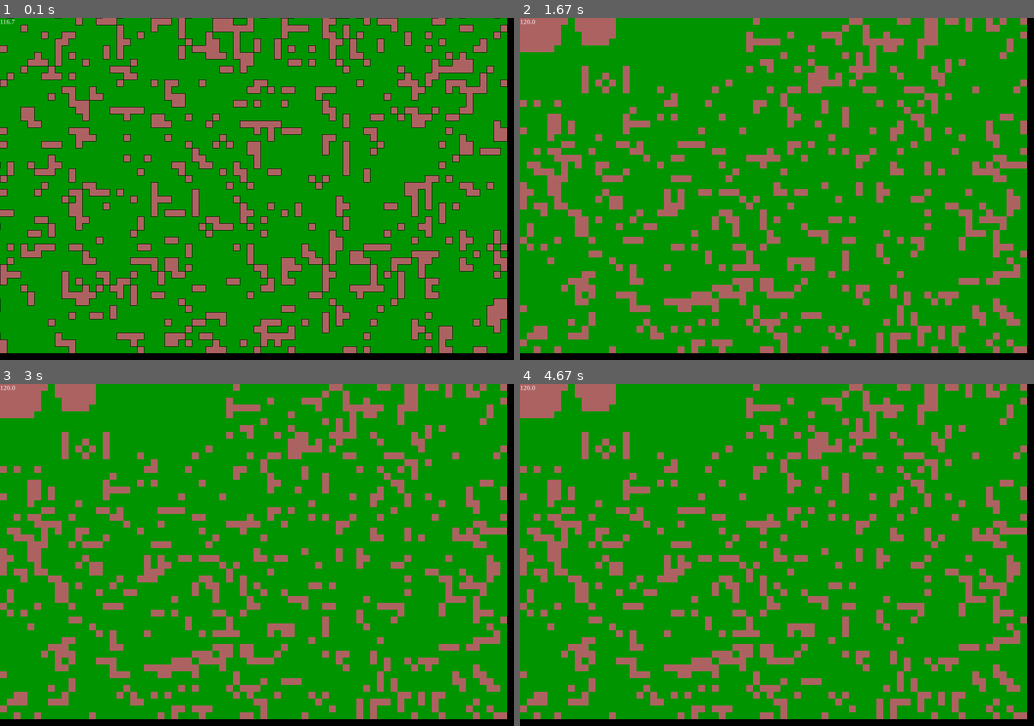
Above: before the commit, frames 1-4 (two rows, left to right).
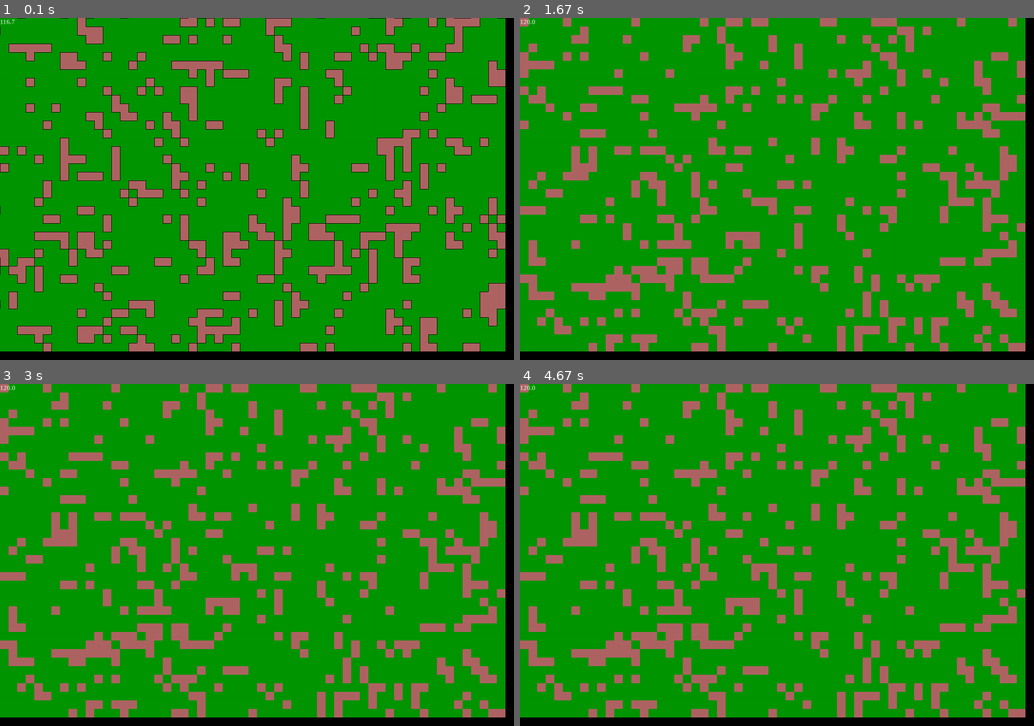
Above: after the commit, the same moments.

Repository: Name6672/python-testing
Game: pygame game, started from block colour grid.py
The game is run twice, just before and just after one commit, with the same random seed, the same clock (stepped at 60 frames per second) and the same inputs.
Inputs (mouse positions are in pixels of both pictures, inside the frame that each line leads up to):
- Up to frame 1 (0.1 s): no input
- Up to frame 2 (1.67 s): hold F6 0.33-0.8 s; hold D 0.33-0.8 s; move the mouse to (756, 202) at 0.37 s; press the mouse at (617, 271) at 0.87 s; move the mouse to (735, 168) at 0.97 s; release the mouse at (854, 69) at 1.1 s; hold O 1.17-1.63 s; hold D 1.17-1.63 s; move the mouse to (967, 308) at 1.2 s
- Up to frame 3 (3 s): right-click (71, 544) at 1.72 s; press the mouse at (71, 544) at 2.03 s; move the mouse to (169, 568) at 2.13 s; release the mouse at (262, 589) at 2.27 s; press the mouse at (71, 544) at 2.37 s; move the mouse to (154, 520) at 2.47 s; release the mouse at (241, 496) at 2.6 s; press the mouse at (71, 544) at 2.7 s; move the mouse to (231, 575) at 2.8 s; release the mouse at (390, 609) at 2.93 s
- Up to frame 4 (4.67 s): hold F5 3-3.47 s; hold D 3-3.47 s; press the mouse at (591, 544) at 3.53 s; move the mouse to (771, 596) at 3.63 s; release the mouse at (956, 643) at 3.77 s; press the mouse at (591, 544) at 3.87 s; move the mouse to (766, 544) at 3.97 s; release the mouse at (936, 548) at 4.1 s; press the mouse at (591, 544) at 4.2 s; move the mouse to (741, 520) at 4.3 s; release the mouse at (884, 493) at 4.43 s; press the mouse at (591, 544) at 4.53 s; move the mouse to (777, 582) at 4.63 s

The runs differ from the first frame. In frame 1, 36% of the frame differs, in the area x 0-99%, y 0-98%; in frame 2, 31%; in frame 3, 32%; in frame 4, 32%.

Commit message:
commented code HEAVILY

Diff:
--- a/block colour grid.py
+++ b/block colour grid.py
@@ -1,40 +1,41 @@
-import sys
-import pygame
-import utilities
-import math
-from blockGrid import BlockGrid
-from blockGrid import save_grid
-from blockGrid import Neighbour
-import gridFileParser
+import sys # for sys.exit that's about it
+import pygame # visual engine
+import utilities # my various functions
+import math #for MATHS
+from blockGrid import BlockGrid # block grid class created for this program
+from blockGrid import save_grid #f function to save a grid to pre-specified file
+import gridFileParser # parser for loading grid files
 
 
 #BUG TRACKER
 #ALL BUGS FIXED :D
 
 #globals
-screen_size = width, height = (1200,800)
-fps = 10000#LIESSSS
-background_colour = 0x000000
-pygame.init()
-screen = pygame.display.set_mode(screen_size)
+screen_size = width, height = (1200,800) # size of the screen in pixels
+fps = 10000#LIESSSS #set target fps for pygame
+background_colour = 0x000000 #black
+pygame.init() # initialise pygame
+screen = pygame.display.set_mode(screen_size) # initialise the screen
+#constants
 GRID_SAVE_FILE = 'grid_saved_output.txt'
 STARTING_GRID_SIZE = SGW, SGH = (120,80)
 
+#create the clock
 clock = pygame.time.Clock()
 
 
-def make_checker_board(grid:BlockGrid): #deprecated
+def make_checker_board(grid:BlockGrid,border = False): #deprecated checker board function
   total_blocks,vert_blocks = grid.number_of_blocks()
   hori_blocks = int(total_blocks/vert_blocks)
   for col in range(vert_blocks):
     for block in range(hori_blocks):
-      if utilities.is_border(block,col,hori_blocks,vert_blocks):
+      if utilities.is_border(block,col,hori_blocks,vert_blocks) and border:
         grid.set_block(block,col,(0,0,255))
       else:
         grid.set_block(block,col,utilities.is_even(col) ^ utilities.is_even(block))
 
 
-def dist(pos_1,pos_2):
+def dist(pos_1,pos_2):#get the distance between two points as x and y values
   x1,y1 = pos_1
   x2,y2 = pos_2
   x = x2 - x1
@@ -42,63 +43,38 @@
   return x,y
 
 
-def main():
-
-  def load_grid(filename:str):
+def main(): #main function
+
+  def load_grid(filename:str):# calls file parser function to load file
     grid = gridFileParser.parse_file(filename)
     return grid
 
-  checker_colour_dict = {
+  checker_colour_dict = { # dictionary to convert from true false to colours
     True:(175,100,100),
     False:(0,150,0)
   }
 
-  def colour_blocks(surf,grid:BlockGrid):#deprecated
+  def colour_blocks(surf,grid:BlockGrid):#deprecated function for drawing blocks to a surface (the screen)
     hori_blocks,vert_blocks = grid.number_of_blocks()
-    for col in range(vert_blocks):
-      for block in range(int(hori_blocks/vert_blocks)):
-        draw_area = pygame.Rect((block,col),(1,1))
-        block_colour = (0,0,0)
+    for col in range(vert_blocks): # for each collum but actually probably rows i have no idea how my own grid code works it's really bad actually-
+      for block in range(int(hori_blocks/vert_blocks)): # for each block in a collum
+        draw_area = pygame.Rect((block,col),(1,1)) # rectangle (square) it will draw
+        block_colour = (0,0,0) # define block colour
         block_value = grid.get_block(block,col)
         if type(block_value) == type(True):
           block_colour = checker_colour_dict[block_value]
         else:
           block_colour = block_value
         pygame.draw.rect(surf,block_colour,draw_area)
-    # hori_blocks,vert_blocks = grid.number_of_blocks() #OLD VERSION
-    # cam_x,cam_y = change_pos_to_pix(cam_pos)
-    # for col in range(vert_blocks):
-    #   for block in range(int(hori_blocks/vert_blocks)):
-    #     x_dist,y_dist = dist((block - camera_width/2,col - camera_height/2),cam_pos)
-    #     if abs(x_dist) < (camera_width/2 + 1) and abs(y_dist) < (camera_height/2 + 1):
-    #       draw_area = pygame.Rect(((blocksize*block) - cam_x,(blocksize*col)- cam_y),(blocksize,blocksize))
-    #       block_colour = (0,0,0)
-    #       block_value = grid.get_block(block,col)
-    #       if type(block_value) == type(True):
-    #         block_colour = checker_colour_dict[block_value]
-    #       else:
-    #         block_colour = block_value
-    #       pygame.draw.rect(surf,block_colour,draw_area)
-
-
-  def make_checker_board(grid:BlockGrid): #deprecated
-    total_blocks,vert_blocks = grid.number_of_blocks()
-    hori_blocks = int(total_blocks/vert_blocks)
-    for col in range(vert_blocks):
-      for block in range(hori_blocks):
-        if utilities.is_border(block,col,hori_blocks,vert_blocks):
-          grid.set_block(block,col,(0,0,255))
-        else:
-          grid.set_block(block,col,utilities.is_even(col) ^ utilities.is_even(block))
-
-  def is_next_to_true(grid,col,block):
+
+  def is_next_to_true(grid,col,block): # returns true if any of the neighbouring blocks aren't a 0 value
     a = grid.get_block(block-1,col)
     b = grid.get_block(block+1,col)
     c = grid.get_block(block,col-1)
     d = grid.get_block(block,col+1)
     return (a or b or c or d)
 
-  def make_game_board(grid:BlockGrid):
+  def make_game_board(grid:BlockGrid): # makes the starting board for the "game"
     total_blocks,vert_blocks = grid.number_of_blocks()
     hori_blocks = int(total_blocks/vert_blocks)
     for col in range(vert_blocks):
@@ -107,47 +83,49 @@
           grid.set_block(block,col,(0,0,0))
         else:
           grid.set_block(block,col,False)
-          def two_true_false():
+          def two_true_false(): # function for checking random twice to reduce odds from 50% to 25%
             return utilities.random_true_or_false() and utilities.random_true_or_false()
-          win_random = two_true_false() and two_true_false and utilities.random_true_or_false()
-          if win_random or (two_true_false() and is_next_to_true(grid,col,block)):
+          win_random = two_true_false() and two_true_false and utilities.random_true_or_false() # one in 32 chance
+          if win_random or (two_true_false() and is_next_to_true(grid,col,block)): # makes it more likely if the block is next to a true value to make "veins" more likely
             grid.set_block(block,col,True)
 
   factors_w = utilities.factors(width)
   factors_h = utilities.factors(height)
-  factors_common = utilities.in_both(factors_w,factors_h)
+  factors_common = utilities.in_both(factors_w,factors_h) # gets the common factors, which will be used to determine safe blocksizes to use for the camera zoom
 
   print(f'factors of {width}: {factors_w}')
   print(f'factors of {height}: {factors_h}')
   print(f'common factors: {factors_common}')
 
-  block_index = 6
+  block_index = int(len(factors_common)/2)
   block_size = factors_common[block_index]
   print(block_size)
-  def update_block_size():
+
+  def update_block_size():# updates block size so that only index needs changing
     nonlocal block_size
     block_size = factors_common[block_index]
-  horizontal_blocks = int(SGW)
+
+  horizontal_blocks = int(SGW)# number of blocks in grid, defined by a global constant
   vertical_blocks = int(SGH)
 
-  camera_size = camera_width,camera_height = (width/block_size,height/block_size)
-
-  def update_camera_size():
+  camera_size = camera_width,camera_height = (width/block_size,height/block_size)# size of the camera in grid spaces
+
+  def update_camera_size():# updates the camera size
     nonlocal camera_size
     nonlocal camera_width
     nonlocal camera_height
     camera_size = camera_width,camera_height = (width/block_size,height/block_size)
 
-  colour_grid = BlockGrid(horizontal_blocks,vertical_blocks,False)
-  # colour_grid.set_block(0,0,(255,0,0))
-  make_game_board(colour_grid)
-  # print(colour_grid.blocks)
-
-  def change_pix_to_pos(pix:int):
+  colour_grid = BlockGrid(horizontal_blocks,vertical_blocks,False)# create the grid for the "game"
+
+  make_game_board(colour_grid)# update the grid to a "game" board
+
+
+  def change_pix_to_pos(pix:int):# changes from a position in pixels to a position on the grid
     pos_x = math.floor(pix[0]/block_size)
     pos_y = math.floor(pix[1]/block_size)
     return (pos_x,pos_y)
-  def change_pos_to_pix(pos:int,centred:bool=False):
+  def change_pos_to_pix(pos:int,centred:bool=False): #changes from a position on the grid to a position in pixels
     pix_x = pos[0]*block_size
     pix_y = pos[1]*block_size
     if centred:
@@ -155,22 +133,23 @@
       pix_y+=block_size/2
     return (pix_x,pix_y)
 
-  t = 0
-  ticks = 0
-  last_move = -1000
-  mouse_pos = (0,0)
-  mouse_down = False
+  t = 0# time
+  ticks = 0 # frames
+  last_move = -1000 # last time camera moved
+  mouse_pos = (0,0) # position of the mouse
+  mouse_down = False # if the left mouse button is held down
+  #number of blocks in the grid
   total_blocks,vert_blocks = colour_grid.number_of_blocks()
   hori_blocks = int(total_blocks/vert_blocks)
 
-  outlines = True
-
-
-  camera_buffer = pygame.Surface((width,height))
-  def draw_camera(surf,cam_pos,blocksize,grid,pos=None,direct_value=None,is_first:bool=True):
+  outlines = True# whether block differences should have a black outline
+
+
+  camera_buffer = pygame.Surface((width,height)) # saves the camera view so that it doesn't have to be calcuated unless necessary
+  def draw_camera(surf,cam_pos,blocksize,grid,pos=None,direct_value=None,is_first:bool=True): # updates camera view
     cam_x, cam_y = cam_pos
-    cam_offset = (cam_x, cam_y)
-    if pos:
+    cam_offset = (cam_x, cam_y) #literally the exact same as cam_pos idk why i made this
+    if pos: #only calculate a defined position to reduce total caluations and increase frame rate
       draw_area = pygame.Rect(((blocksize*(pos[0] - cam_offset[0])),(blocksize*(pos[1] - cam_offset[1]))),(blocksize,blocksize))
       block_colour = (0,0,0)
       block_value = direct_value
@@ -186,7 +165,7 @@
           block_colour = checker_colour_dict[block_value]
         else:
           block_colour = block_value
-      if outlines:
+      if outlines: # draw the outlines where diferent colours meet
         neighbours = grid.get_neighbours(pos[0],pos[1])
         for neighbour in neighbours:
           if neighbour != None:
@@ -200,10 +179,10 @@
             if neighbour.name == 'west' and not block_value == neighbour.value:
               pygame.draw.line(surf,0x000000,draw_area.topleft,draw_area.bottomleft)
             if is_first:
-              draw_camera(surf,cam_pos,blocksize,grid,neighbour_pos,neighbour.value,False)
-    else:
+              draw_camera(surf,cam_pos,blocksize,grid,neighbour_pos,neighbour.value,False) #calculate neighbouring blocks and their outlines
+    else: # draw entire camera view
       for col in range(int(camera_height)):
-        for block in range(int(camera_width)):
+        for block in range(int(camera_width)): # for every block visible to camera
           draw_area = pygame.Rect(((blocksize*block),(blocksize*col)),(blocksize,blocksize))
           block_colour = (0,0,0)
           block_value = 0x000000
@@ -213,7 +192,7 @@
           else:
             block_colour = block_value
           pygame.draw.rect(surf,block_colour,draw_area)
-          if outlines:
+          if outlines: # draw the outlines where diferent colours meet
             neighbours = grid.get_neighbours(block + cam_offset[0] ,col+ cam_offset[1])
             for neighbour in neighbours:
               if neighbour != None:
@@ -227,45 +206,46 @@
                   pygame.draw.line(surf,0x000000,draw_area.topleft,draw_area.bottomleft)
 
 
-  camera_pos = (hori_blocks/2,vert_blocks/2)
+  camera_pos = (hori_blocks/2,vert_blocks/2) # set top left of camera to the middle
 
   running = True
   while running:
-    screen.fill(background_colour)
-    # utilities.text_to_screen(screen,'Hello, World!',(width/2,height/2),background=True)
-    dt = clock.get_time()/1000
-    # print(dt)
-    t+=dt
-    cam_x, cam_y = camera_pos
-    camera_changed = False
-
-    for event in pygame.event.get():
-      if event.type == pygame.MOUSEMOTION:
-        mouse_pos = pygame.mouse.get_pos()
-        if mouse_down:
+    screen.fill(background_colour)# draw background to ensure nothing is left from previous frame
+
+    dt = clock.get_time()/1000# get the change in time from last frame
+
+    t+=dt #update time counter
+    cam_x, cam_y = camera_pos # get x and y values of the camera position for convenience variables
+    camera_changed = False # set to true to update entire camera view
+
+    for event in pygame.event.get(): # handle pygame events
+      if event.type == pygame.MOUSEMOTION: # when the mouse is moved
+        mouse_pos = pygame.mouse.get_pos() #update the mouse position
+        if mouse_down: # if the left mouse
           pos = change_pix_to_pos(mouse_pos)
-          pos = (pos[0] + cam_x, pos[1] + cam_y)
+          pos = (pos[0] + cam_x, pos[1] + cam_y) # get the grid position of the mouse
           if colour_grid.get_block(pos[0],pos[1]) != set_to and not utilities.is_border(pos[0],pos[1],hori_blocks,vert_blocks):
+            colour_grid.set_block(pos[0],pos[1],set_to) # drag set blocks
+            draw_camera(camera_buffer,camera_pos,block_size,colour_grid,pos,set_to)#redraw specific block
+      elif event.type == pygame.MOUSEBUTTONDOWN:
+        if event.button == 1:#left click
+          pos = change_pix_to_pos(mouse_pos)
+          pos = (pos[0] + cam_x, pos[1] + cam_y) # get the grid position of the mouse
+          block_val = colour_grid.get_block(pos[0],pos[1]) # get the value of the block at the mouse position
+          border = utilities.is_border(pos[0],pos[1],hori_blocks,vert_blocks) # get whether the block is the border of the grid
+
+          set_to = not block_val # the value to set the block to right now and while dragging
+          mouse_down = True# say the left mouse is being held down
+          if not border: # change the block value if it's not a border block
             colour_grid.set_block(pos[0],pos[1],set_to)
-            draw_camera(camera_buffer,camera_pos,block_size,colour_grid,pos,set_to)
-      elif event.type == pygame.MOUSEBUTTONDOWN:
-        if event.button == 1:
-          pos = change_pix_to_pos(mouse_pos)
-          pos = (pos[0] + cam_x, pos[1] + cam_y)
-          block_val = colour_grid.get_block(pos[0],pos[1])
-          border = utilities.is_border(pos[0],pos[1],hori_blocks,vert_blocks)
-
-          set_to = not block_val
-          mouse_down = True
-          if not border:
-            colour_grid.set_block(pos[0],pos[1],set_to)
-            draw_camera(camera_buffer,camera_pos,block_size,colour_grid,pos,set_to)
+            draw_camera(camera_buffer,camera_pos,block_size,colour_grid,pos,set_to)#redraw specific block
 
         elif event.button == 3:#right click
           pos = change_pix_to_pos(mouse_pos)
-          pos = (pos[0] + cam_x, pos[1] + cam_y)
-          block_val = colour_grid.get_block(pos[0],pos[1])
-          border = utilities.is_border(pos[0],pos[1],hori_blocks,vert_blocks)
+          pos = (pos[0] + cam_x, pos[1] + cam_y) # get the grid position of the mouse
+          block_val = colour_grid.get_block(pos[0],pos[1]) # get the value of the block at the mouse position
+          border = utilities.is_border(pos[0],pos[1],hori_blocks,vert_blocks) # get whether the block is the border of the grid
+          #print to console information about the block at the mouse position
           print('\n')
           print('mouse pos: ' + str(mouse_pos))
           print('pos: ' + str(pos))
@@ -276,19 +256,19 @@
           else:
             print(f'value: {block_val}')
         elif event.button == 4:#scroll up
-          block_index += 1
+          block_index += 1 # zoom in by increasing amount of pixels on the screen each block takes up
           if block_index > len(factors_common) - 1:
-            block_index = len(factors_common) - 1
-          update_block_size()
+            block_index = len(factors_common) - 1 # prevent out of range errors
+          update_block_size()# update block and camera size
           update_camera_size()
-          camera_changed = True
+          camera_changed = True # redraw camera view
         elif event.button == 5:#scroll down
-          block_index -= 1
-          if block_index < 0:
+          block_index -= 1 # zoom out by decreasing amount of pixels on the screen each block takes up
+          if block_index < 0:# prevent out of range errors
             block_index = 0
-          update_block_size()
+          update_block_size()# update block and camera size
           update_camera_size()
-          if camera_width > hori_blocks:
+          if camera_width > hori_blocks: # prevent the camera zooming out too far
             block_index += 1
             update_block_size()
             update_camera_size()
@@ -296,51 +276,51 @@
             block_index += 1
             update_block_size()
             update_camera_size()
-          camera_changed = True
+          camera_changed = True # redraw camera view
       elif event.type == pygame.MOUSEBUTTONUP:
-        if event.button == 1:
+        if event.button == 1:# left click release
           mouse_down = False
-      elif event.type == pygame.KEYDOWN:
+      elif event.type == pygame.KEYDOWN: # key pressed down
         if event.key == pygame.K_F5:
-          save_grid(colour_grid)
+          save_grid(colour_grid) # save current grid to file
         elif event.key == pygame.K_F6:
-          colour_grid = load_grid(GRID_SAVE_FILE)
+          colour_grid = load_grid(GRID_SAVE_FILE) # load grid from file
           total_blocks,vert_blocks = colour_grid.number_of_blocks()
           hori_blocks = int(total_blocks/vert_blocks)
-          camera_changed = True
+          camera_changed = True# redraw camera view
         elif event.key == pygame.K_o:
-          outlines = not outlines
-          camera_changed = True
-
-      elif event.type == pygame.QUIT:
+          outlines = not outlines # toggle outlines at borders between diferent colours
+          camera_changed = True# redraw camera view
+
+      elif event.type == pygame.QUIT:# close the program when x button clicked
         pygame.quit()
         sys.exit()
 
-    keys = pygame.key.get_pressed()
-    new_cam_x, new_cam_y = camera_pos
-    is_moving = False
-    if keys[pygame.K_w]:
+    keys = pygame.key.get_pressed() # get pressed keys
+    new_cam_x, new_cam_y = camera_pos # new camera position for moving
+    is_moving = False # tell when the camera is moving to redraw camera
+    if keys[pygame.K_w]: # move camera up when w pressed
       new_cam_y -= 1
       is_moving = True
-    if keys[pygame.K_s]:
+    if keys[pygame.K_s]: # move camera down when s pressed
       new_cam_y += 1
       is_moving = True
 
-    if keys[pygame.K_a]:
+    if keys[pygame.K_a]: # move camera left when a pressed
       new_cam_x -= 1
       is_moving = True
-    if keys[pygame.K_d]:
+    if keys[pygame.K_d]: # move camera right when d pressed
       new_cam_x += 1
       is_moving = True
 
-    if new_cam_y < 0:
+    if new_cam_y < 0: # ensure camera stays inside grid horizontally
       new_cam_y = 0
       is_moving = True
     elif new_cam_y > vert_blocks - (camera_height):
       new_cam_y = vert_blocks - (camera_height)
       is_moving = True
 
-    if new_cam_x < 0:
+    if new_cam_x < 0: # ensure camera stays inside grid vertically
       new_cam_x = 0
       is_moving = True
     elif new_cam_x > hori_blocks - (camera_width):
@@ -348,32 +328,32 @@
       is_moving = True
 
     new_camera_pos = (new_cam_x,new_cam_y)
-    if t - last_move > 0.1 and is_moving:
-      camera_pos = new_camera_pos
+    if t - last_move > 0.1 and is_moving: # ensure the camera doesn't move too fast and only call functions if it actually moved
+      camera_pos = new_camera_pos # move the camera
       last_move = t
-      camera_changed = True
-    mouse_pos = pygame.mouse.get_pos()
-    if mouse_down:
-      pos = change_pix_to_pos(mouse_pos)
+      camera_changed = True # redraw the camera view
+    mouse_pos = pygame.mouse.get_pos() # update mouse position
+    if mouse_down:# if mouse is held down
+      pos = change_pix_to_pos(mouse_pos)# get position of the mouse on the grid
       pos = (pos[0] + cam_x, pos[1] + cam_y)
       if colour_grid.get_block(pos[0],pos[1]) != set_to and not utilities.is_border(pos[0],pos[1],hori_blocks,vert_blocks):
-        colour_grid.set_block(pos[0],pos[1],set_to)
-        draw_camera(camera_buffer,camera_pos,block_size,colour_grid,pos,set_to)
-
-
-    if camera_changed or ticks == 0:
+        colour_grid.set_block(pos[0],pos[1],set_to) # drag set blocks
+        draw_camera(camera_buffer,camera_pos,block_size,colour_grid,pos,set_to) # draw camera at that position
+
+
+    if camera_changed or ticks == 0: # draw the camera when the view changed and at start
       draw_camera(camera_buffer,camera_pos,block_size,colour_grid)
-    screen.blit(camera_buffer,(0,0))
-
-    true_fps = clock.get_fps()
-    utilities.text_to_screen(screen,str(round(true_fps,1)),(0,0),15)
-
-    pygame.display.flip()
+    screen.blit(camera_buffer,(0,0)) # draw camera to screen
+
+    true_fps = clock.get_fps() # get the fps
+    utilities.text_to_screen(screen,str(round(true_fps,1)),(0,0),15) # print fps to screen in top left corner
+
+    pygame.display.flip() # update display
     pygame.display.update()
-    ticks += 1
-    clock.tick(fps)
+    ticks += 1# update tick counter
+    clock.tick(fps) # tick the clock
 
   print('exiting main')
 
-if __name__ == '__main__':
+if __name__ == '__main__': # ensure application only runs when being run as the main application
   main()
